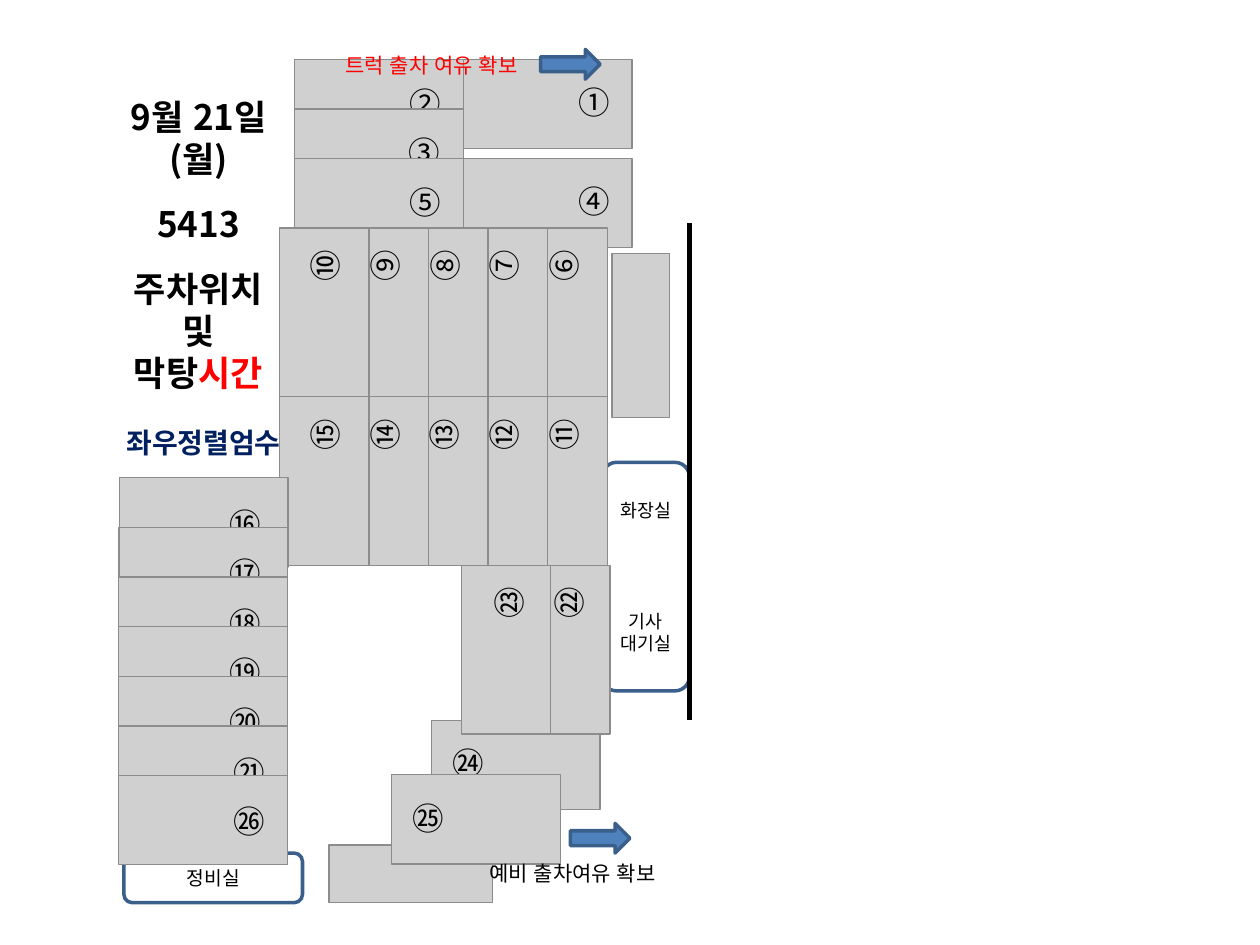
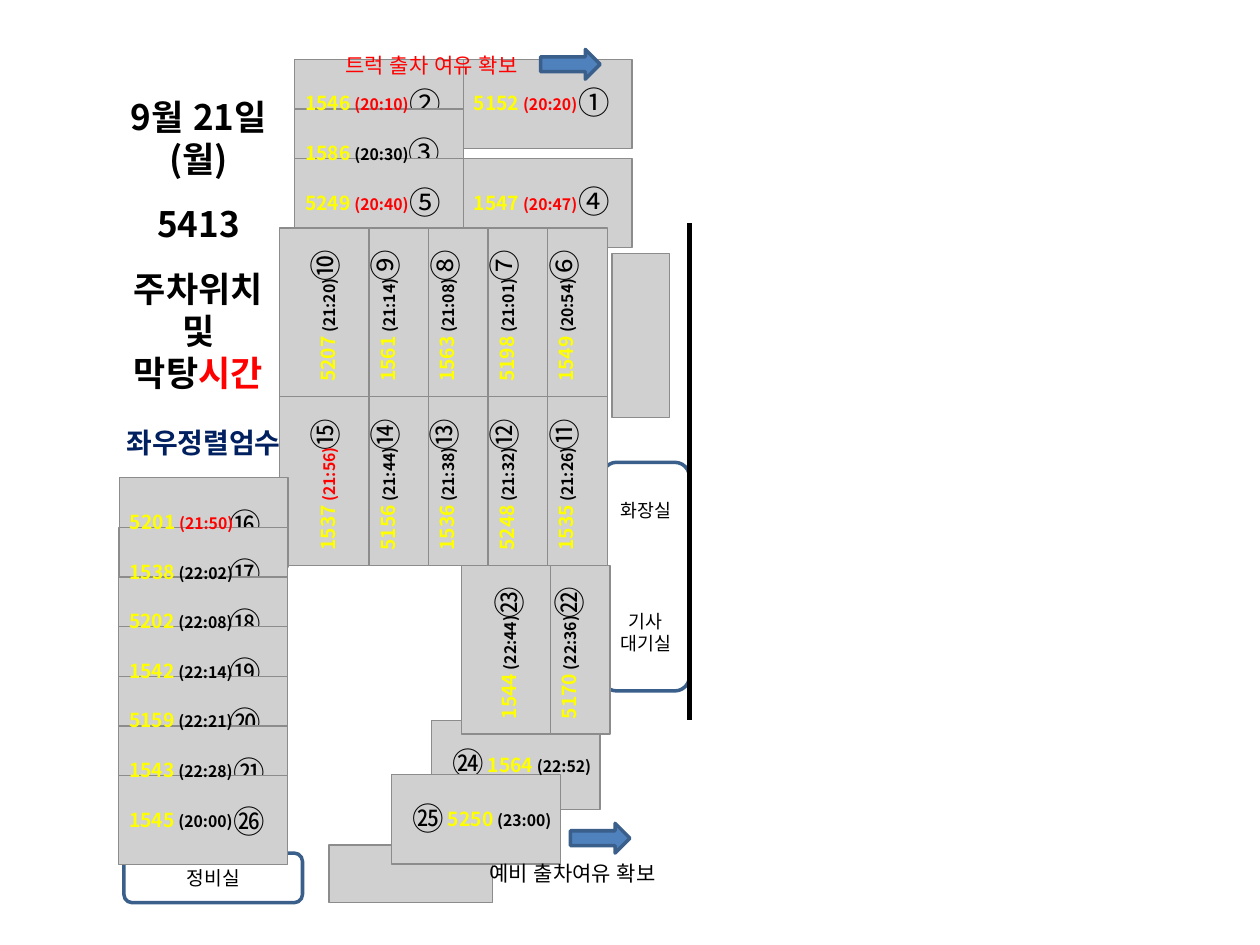
Before and after one commit to woenho-daum/newsetc2, a slide deck: slide 1 of 배차작업/야간주차/5413/5413야간주차.pptm. Drawn at 1260x945 pixels with LibreOffice and Linux fonts; fonts in the diff are those of the drawing; grey boxes stand for pictures. Boxes give left, top, right and bottom in pixels: in the first picture for what was removed or moved away, otherwise in the second. Text is boxed around its words. In the diff, an @@ line names an element or a change of style, - is before the commit and + after.

```diff
--- a/배차작업/야간주차/5413/5413야간주차.pptm
+++ b/배차작업/야간주차/5413/5413야간주차.pptm
@@ text added at (305,95,408,113), 9 pt, text #FF0000, bold @@
+1546 (20:10)
@@ text added at (474,95,577,113), 9 pt, text #FF0000, bold @@
+5152 (20:20)
@@ text added at (305,145,408,163), 9 pt, text #000000, bold @@
+1586 (20:30)
@@ text added at (305,195,408,213), 9 pt, text #FF0000, bold @@
+5249 (20:40)
@@ text added at (474,195,577,213), 9 pt, text #FF0000, bold @@
+1547 (20:47)
@@ text added at (313,284,341,381), 9 pt, text #000000, bold @@
+5207 (21:20)
@@ text added at (373,284,401,380), 9 pt, text #000000, bold @@
+1561 (21:14)
@@ text added at (432,284,460,380), 9 pt, text #000000, bold @@
+1563 (21:08)
@@ text added at (492,284,520,381), 9 pt, text #000000, bold @@
+5198 (21:01)
@@ text added at (551,284,579,380), 9 pt, text #000000, bold @@
+1549 (20:54)
@@ text added at (313,453,341,549), 9 pt, text #FF0000, bold @@
+1537 (21:56)
@@ text added at (373,453,401,550), 9 pt, text #000000, bold @@
+5156 (21:44)
@@ text added at (432,453,460,549), 9 pt, text #000000, bold @@
+1536 (21:38)
@@ text added at (492,453,520,550), 9 pt, text #000000, bold @@
+5248 (21:32)
@@ text added at (551,453,579,549), 9 pt, text #000000, bold @@
+1535 (21:26)
@@ text added at (130,514,233,532), 9 pt, text #FF0000, bold @@
+5201 (21:50)
@@ text added at (130,564,233,582), 9 pt, text #000000, bold @@
+1538 (22:02)
@@ text added at (129,613,232,631), 9 pt, text #000000, bold @@
+5202 (22:08)
@@ text added at (495,622,523,718), 9 pt, text #000000, bold @@
+1544 (22:44)
@@ text added at (554,622,582,719), 9 pt, text #000000, bold @@
+5170 (22:36)
@@ text added at (129,663,232,681), 9 pt, text #000000, bold @@
+1542 (22:14)
@@ text added at (129,712,232,730), 9 pt, text #000000, bold @@
+5159 (22:21)
@@ text added at (129,762,232,780), 9 pt, text #000000, bold @@
+1543 (22:28)
@@ text added at (488,757,591,777), 9 pt, text #000000, bold @@
+1564 (22:52)
@@ text added at (129,812,232,830), 9 pt, text #000000, bold @@
+1545 (20:00)
@@ text added at (448,811,551,829), 9 pt, text #000000, bold @@
+5250 (23:00)
```
Also in this commit, not shown: 1 other slide changed, 8 other files.
